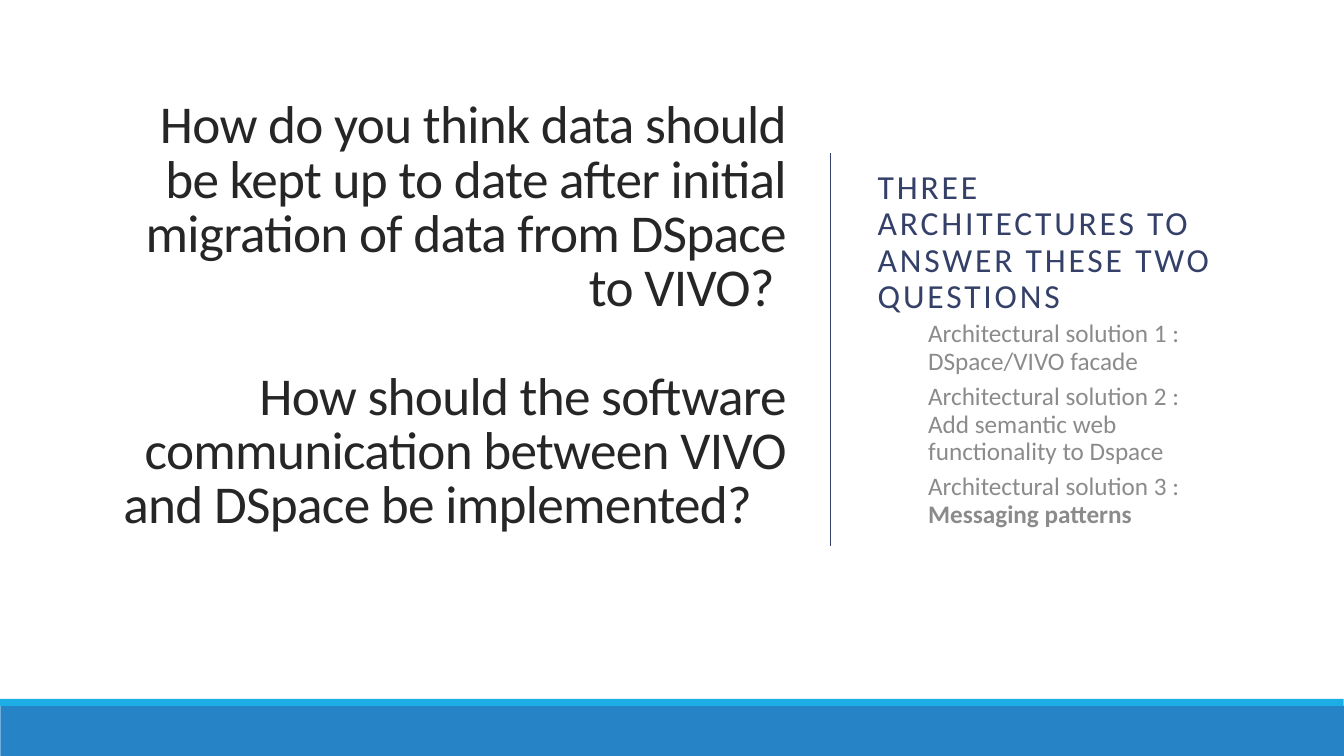
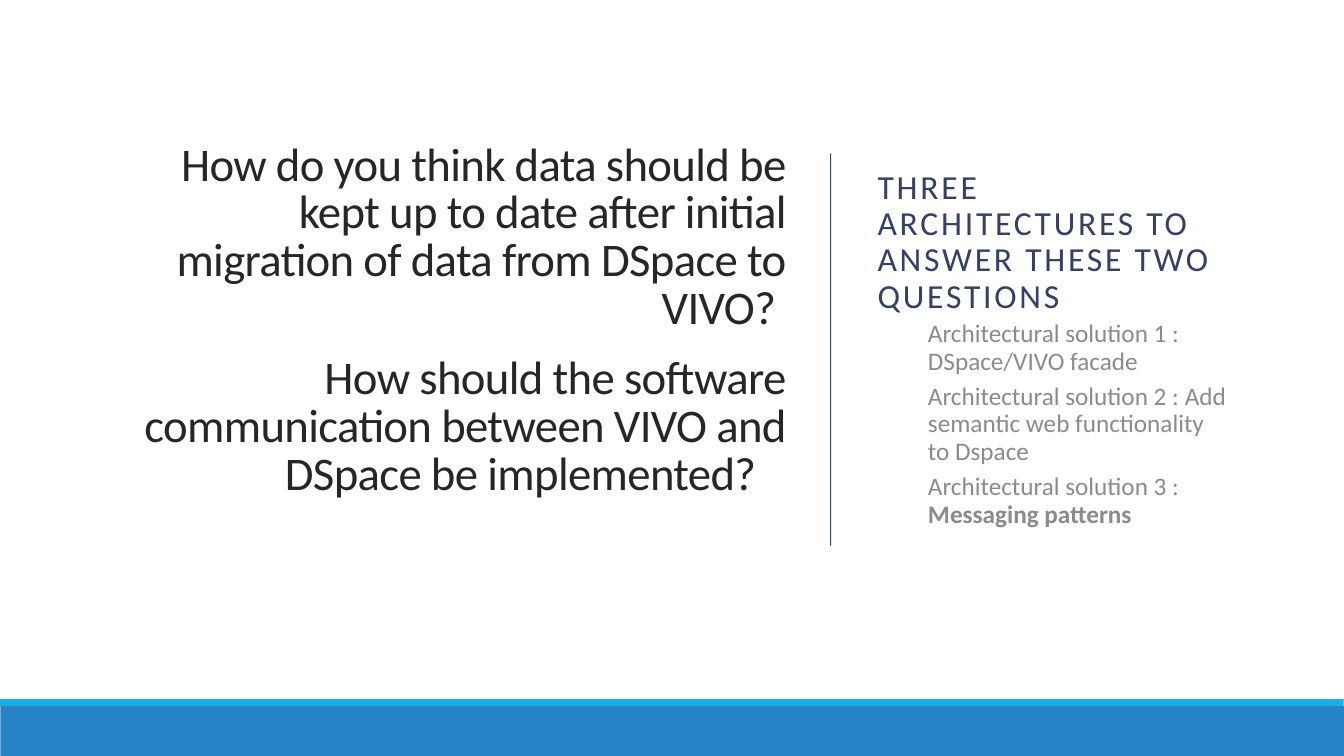
Before and after one commit to vivo-community/DSpace-VIVO, a slide deck: slide 10 of releng/ca.uqam.dspace2vivo.model.conceptual/Architectural Plan.pptx. Drawn at 1344x756 pixels with LibreOffice and Linux fonts; fonts in the diff are those of the drawing. Boxes give left, top, right and bottom in pixels: in the first picture for what was removed or moved away, otherwise in the second. Text is boxed around its words. In the diff, an @@ line names an element or a change of style, - is before the commit and + after.

Commit message:
Architectural Plan.pptx small update

```diff
--- a/releng/ca.uqam.dspace2vivo.model.conceptual/Architectural Plan.pptx
+++ b/releng/ca.uqam.dspace2vivo.model.conceptual/Architectural Plan.pptx
@@ text "How do you think data ..." at [144, 148, 786, 498]: size 38 to 33.4 pt @@
@@ text "THREE ARCHITECTURES TO ANSWER THESE ..." at [878, 177, 1226, 527]: text colour #8C8C8C to #8B8B8B in "Architectural solution 1 : DSpace/VIVO facade", "Architectural solution 2 : Add semantic web ...", "Architectural solution 3 : Messaging patterns"; list level 2 to 1 in "Architectural solution 1 : DSpace/VIVO ..."; list level 2 to 1 in "Architectural solution 2 : Add ..."; list level 2 to 1 in "Architectural solution 3 : Messaging ..." @@
```
Also in this commit, not shown: 12 other slides changed.
